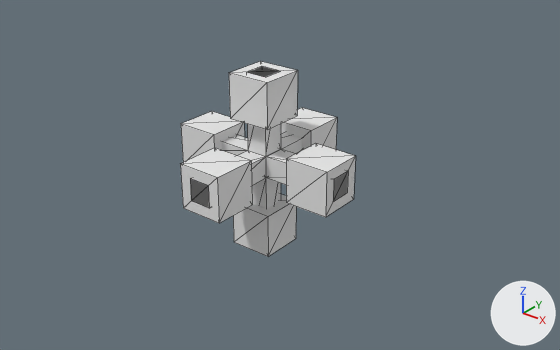
The OBJ model src/main/resources/assets/mtsofficialpack/objmodels/poles/pole_core.obj: old version first, new version second.
The view is the same before and after, from a 50 mm lens placed at (2.45, -2.93, 2.26), pointed at (0.09, 0.03, 0.43). Lighting does not change. The marker at lower right points along +X, +Y and +Z. Mesh edges are drawn as thin lines. Where no turn or scale is listed for an object, it has been applied to the vertices.

Before the edit, the objects in view are built like this:
```python
ob_down = bpy.data.objects.new('down', me_down)
ob_down.location = (0.0, 0.0, 0.0)
ob_down_solid = bpy.data.objects.new('down_solid', me_down_solid)
ob_down_solid.location = (0.0, 0.0, 0.0)
ob_east_solid = bpy.data.objects.new('east_solid', me_east_solid)
ob_east_solid.location = (0.0, 0.0, 0.0)
ob_north_solid = bpy.data.objects.new('north_solid', me_north_solid)
ob_north_solid.location = (0.0, 0.0, 0.0)
ob_south_solid = bpy.data.objects.new('south_solid', me_south_solid)
ob_south_solid.location = (0.0, 0.0, 0.0)
ob_up = bpy.data.objects.new('up', me_up)
ob_up.location = (0.0, 0.0, 0.0)
ob_up_solid = bpy.data.objects.new('up_solid', me_up_solid)
ob_up_solid.location = (0.0, 0.0, 0.0)
ob_west = bpy.data.objects.new('west', me_west)
ob_west.location = (0.0, 0.0, 0.0)
ob_west_solid = bpy.data.objects.new('west_solid', me_west_solid)
ob_west_solid.location = (0.0, 0.0, 0.0)
# also in view: 'east' at (0.28, 0.0, 0.5); 'south' at (0.0, -0.28, 0.5)
```
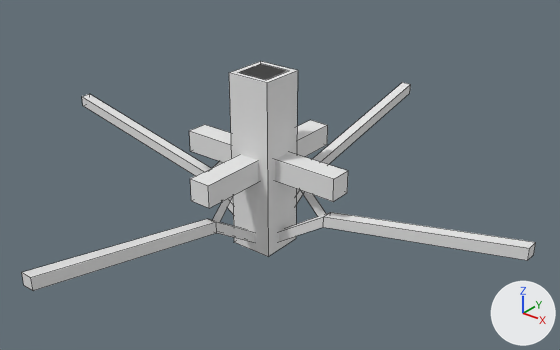
Location of each change, [x1, y1, x2, y2] in pixels of the pictures (560 x 350 px):
'base', added
    after: [229, 61, 298, 256]
'east_down', added
    after: [279, 191, 536, 260]
'south_down', added
    after: [22, 196, 255, 291]
'east_solid', deleted
    before: [286, 144, 355, 217]
'south_solid', deleted
    before: [180, 148, 252, 223]
'up_solid', deleted
    before: [229, 61, 298, 130]
'down_solid', deleted
    before: [233, 194, 296, 256]
'west_down', added
    after: [82, 94, 233, 214]
'west_solid', deleted
    before: [181, 111, 244, 162]
'north_down', added
    after: [296, 82, 411, 205]
'north_solid', deleted
    before: [281, 108, 337, 150]
'up', reshaped
    before: [247, 66, 281, 156]
    after: [241, 64, 284, 79]
'down', reshaped (not visible afterwards)
    before: [252, 178, 281, 209]
'east', unchanged, uncovered by the edit
    before: [266, 149, 295, 185]
    after: [275, 152, 348, 202]
'south', unchanged, uncovered by the edit
    before: [190, 151, 266, 208]
    after: [190, 154, 258, 208]
'west', unchanged, uncovered by the edit
    before: [222, 135, 248, 155]
    after: [189, 124, 231, 162]
'north', unchanged, uncovered by the edit
    before: [281, 133, 302, 154]
    after: [297, 120, 328, 157]

What changed in the scene script:
```text
Change me_down:
    used by ob_down; location = (0.0, 0.0, 0.0)
    remove me_down.from_pydata(...)  # 8 vertices, 12 faces; spans x -0.062..0.062, y -0.062..0.063, z 0.0..0.438
    add me_down.from_pydata(...)  # 8 vertices, 6 faces; spans x -0.094..0.094, y -0.094..0.094, z 0.0..0.5
    me_down part 1: the whole mesh is rebuilt
Change me_up:
    used by ob_up; location = (0.0, 0.0, 0.0)
    remove me_up.from_pydata(...)  # 8 vertices, 12 faces; spans x -0.062..0.062, y -0.062..0.063, z 0.562..1.0
    add me_up.from_pydata(...)  # 8 vertices, 6 faces; spans x -0.094..0.094, y -0.094..0.094, z 0.5..1.0
    me_up part 2: the whole mesh is rebuilt
Add me_west_down:
    me_west_down.from_pydata(...)  # 16 vertices, 11 faces; spans x -1.5..-0.094, y -0.031..0.031, z 0.031..0.531
    me_west_down.materials.append(mat_1_0)  # white #e7e7e7
Add me_south_down:
    me_south_down.from_pydata(...)  # 16 vertices, 11 faces; spans x -0.031..0.031, y -1.5..-0.094, z 0.031..0.531
    me_south_down.materials.append(mat_1_0)  # white #e7e7e7
Add me_north_down:
    me_north_down.from_pydata(...)  # 16 vertices, 11 faces; spans x -0.031..0.031, y 0.094..1.5, z 0.031..0.531
    me_north_down.materials.append(mat_1_0)  # white #e7e7e7
Add me_east_down:
    me_east_down.from_pydata(...)  # 16 vertices, 11 faces; spans x 0.094..1.5, y -0.031..0.031, z 0.031..0.531
    me_east_down.materials.append(mat_1_0)  # white #e7e7e7
Add me_base:
    me_base.from_pydata(...)  # a box spanning x -0.125..0.125, y -0.125..0.125, z 0.0..1.0
    me_base.materials.append(mat_1_0)  # white #e7e7e7
Remove ob_down_solid:
    ob_down_solid = bpy.data.objects.new('down_solid', me_down_solid)
    ob_down_solid.location = (0.0, 0.0, 0.0)
Remove ob_east_solid:
    ob_east_solid = bpy.data.objects.new('east_solid', me_east_solid)
    ob_east_solid.location = (0.0, 0.0, 0.0)
Remove ob_north_solid:
    ob_north_solid = bpy.data.objects.new('north_solid', me_north_solid)
    ob_north_solid.location = (0.0, 0.0, 0.0)
Remove ob_south_solid:
    ob_south_solid = bpy.data.objects.new('south_solid', me_south_solid)
    ob_south_solid.location = (0.0, 0.0, 0.0)
Remove ob_up_solid:
    ob_up_solid = bpy.data.objects.new('up_solid', me_up_solid)
    ob_up_solid.location = (0.0, 0.0, 0.0)
Remove ob_west_solid:
    ob_west_solid = bpy.data.objects.new('west_solid', me_west_solid)
    ob_west_solid.location = (0.0, 0.0, 0.0)
Add ob_west_down:
    ob_west_down = bpy.data.objects.new('west_down', me_west_down)
    ob_west_down.location = (0.0, 0.0, 0.0)
Add ob_south_down:
    ob_south_down = bpy.data.objects.new('south_down', me_south_down)
    ob_south_down.location = (0.0, 0.0, 0.0)
Add ob_north_down:
    ob_north_down = bpy.data.objects.new('north_down', me_north_down)
    ob_north_down.location = (0.0, 0.0, 0.0)
Add ob_east_down:
    ob_east_down = bpy.data.objects.new('east_down', me_east_down)
    ob_east_down.location = (0.0, 0.0, 0.0)
Add ob_base:
    ob_base = bpy.data.objects.new('base', me_base)
    ob_base.location = (0.0, 0.0, 0.0)
```
